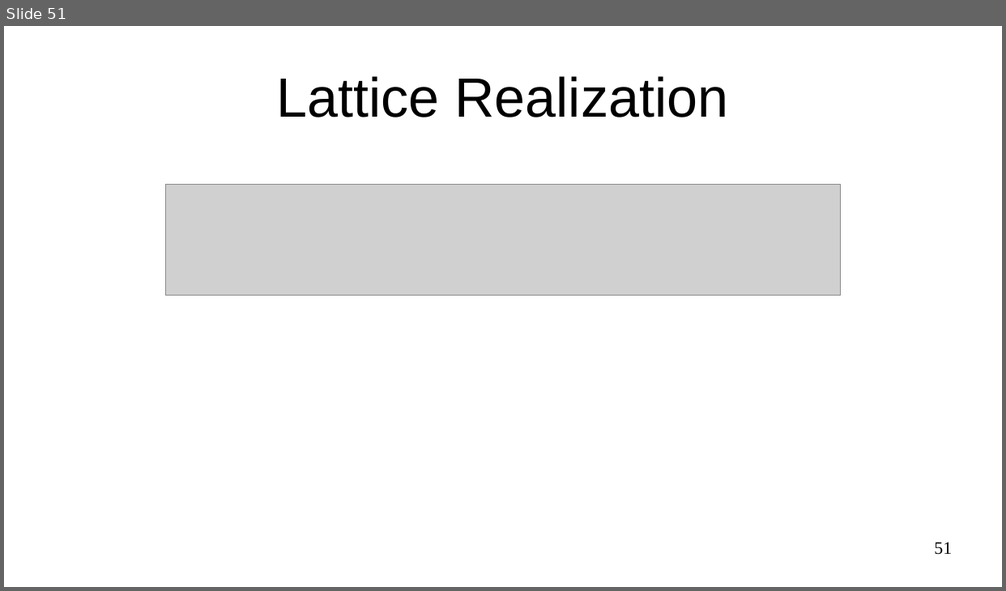
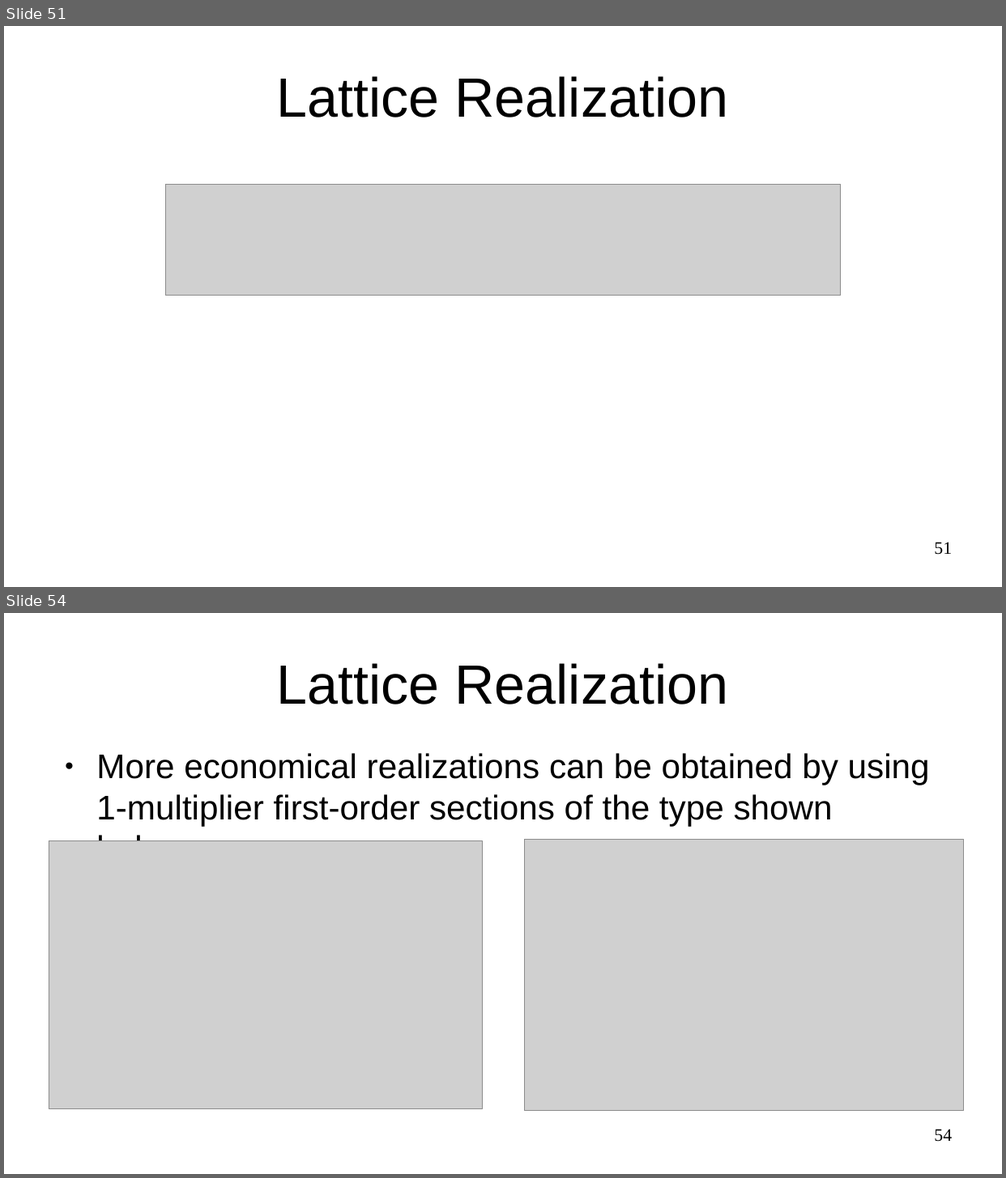
Before and after one commit to miftanurfarid/pengolahan_sinyal_digital, a slide deck: slide/2022/09.realization_of_digital_filters/09.realization_of_digital_filters.odp. Shown one above the other, each under a label of ours: slide 51 before the commit, slides 51 and 54 after it; the slides between them are not shown. The pictures are 1006x591 and 1006x1178 pixels, drawn with LibreOffice and Linux fonts; fonts in the diff are those of the drawing; grey boxes stand for pictures. Boxes give left, top, right and bottom in pixels: in the first picture for what was removed or moved away, otherwise in the second. Text is boxed around its words. In the diff, an @@ line names an element or a change of style, - is before the commit and + after.

```diff
--- a/slide/2022/09.realization_of_digital_filters/09.realization_of_digital_filters.odp
+++ b/slide/2022/09.realization_of_digital_filters/09.realization_of_digital_filters.odp
@@ slide 54 added at (4,613,1002,1174), background #FFFFFF @@
@@ title added at (277,663,729,705), 44 pt, text #000000 @@
+Lattice Realization
@@ text added at (96,753,930,826), 27.2 pt, text #000000 @@
+● More economical realizations can be obtained by using 1-multiplier ﬁrst-order sections of the type shown below
@@ picture added at (49,841,482,1110) @@
@@ picture added at (525,839,964,1111) @@
@@ page number added at (934,1129,952,1142), 14 pt, text #000000 @@
+54
```
Also in this commit, not shown: 1 slide changed, 4 other slides added.
